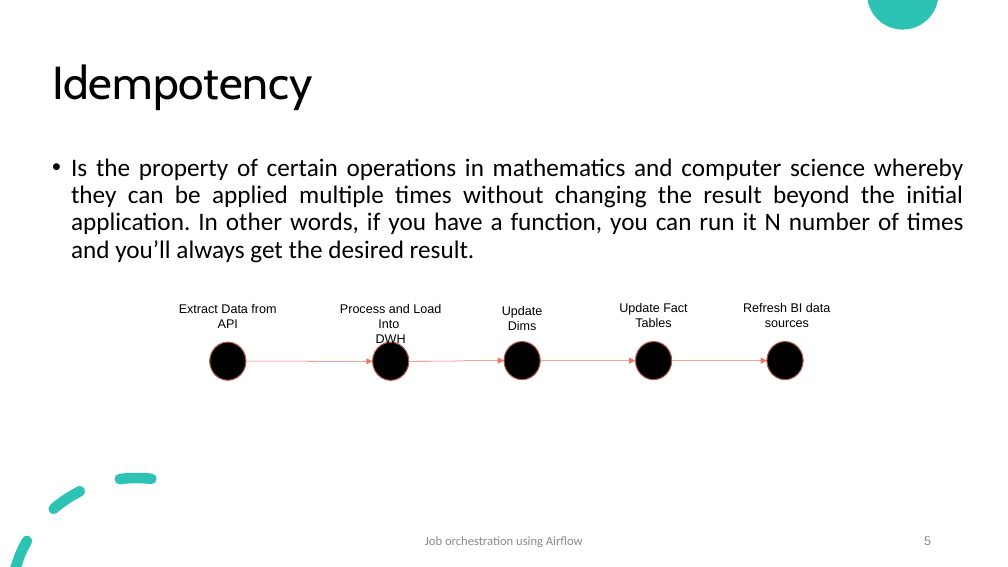
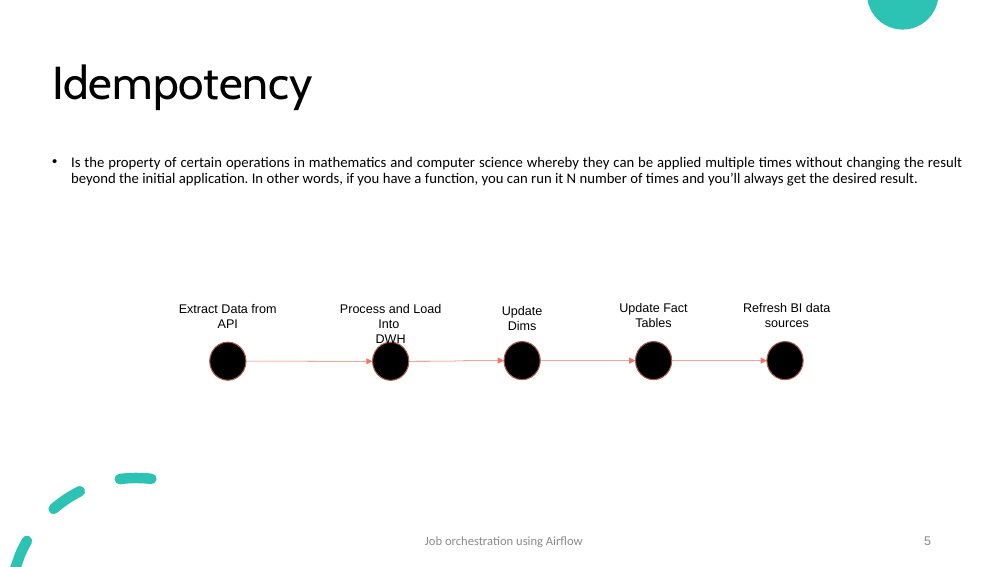
Before and after one commit to a-alabdulslam/Airflow, a slide deck: slide 5 of Job orchestration using Airflow.pptm. Drawn at 1008x567 pixels with LibreOffice and Linux fonts; fonts in the diff are those of the drawing. Boxes give left, top, right and bottom in pixels: in the first picture for what was removed or moved away, otherwise in the second. Text is boxed around its words. In the diff, an @@ line names an element or a change of style, - is before the commit and + after.

```diff
--- a/Job orchestration using Airflow.pptm
+++ b/Job orchestration using Airflow.pptm
@@ text "Is the property of certain ..." at [71, 156, 962, 186]: size 24 to 14 pt @@
```
Also in this commit, not shown: 3 other slides changed, 1 slide removed, 19 other files.
